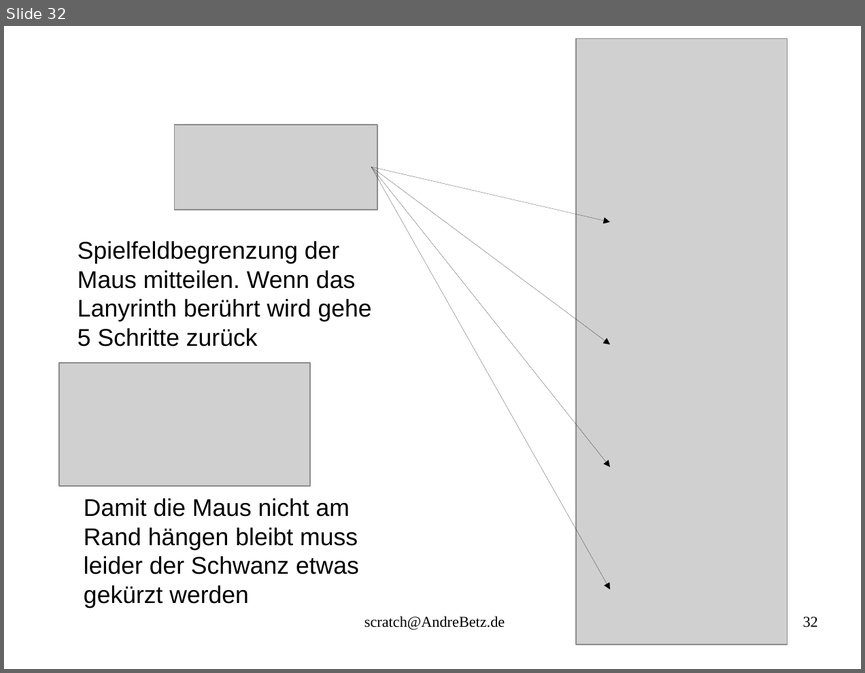
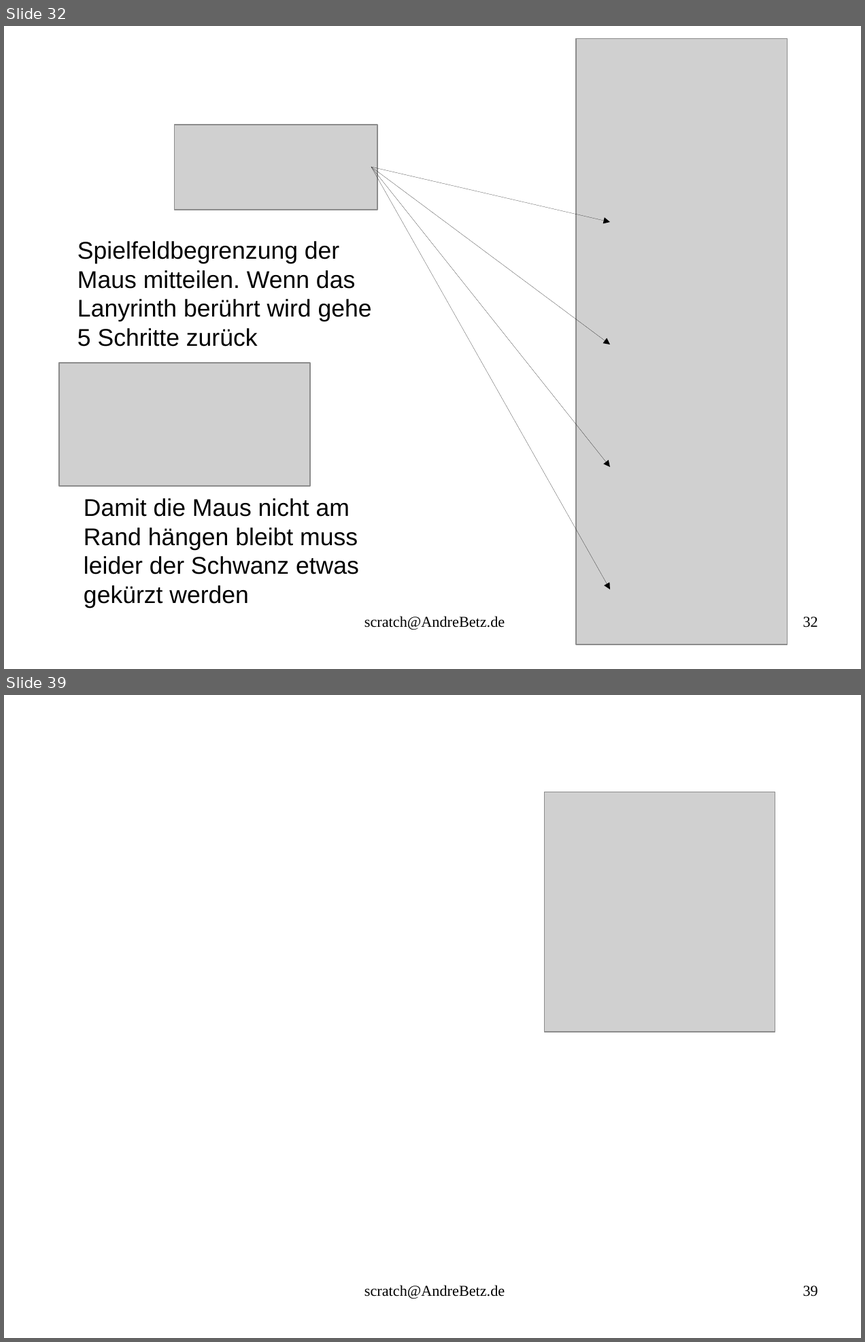
Before and after one commit to sky4walk/documents, a slide deck: ProgrammierkursScratchSpiel.odp. Shown one above the other, each under a label of ours: slide 32 before the commit, slides 32 and 39 after it; the slides between them are not shown. The pictures are 865x673 and 865x1342 pixels, drawn with LibreOffice and Linux fonts; fonts in the diff are those of the drawing; grey boxes stand for pictures. Boxes give left, top, right and bottom in pixels: in the first picture for what was removed or moved away, otherwise in the second. Text is boxed around its words. In the diff, an @@ line names an element or a change of style, - is before the commit and + after.

```diff
--- a/ProgrammierkursScratchSpiel.odp
+++ b/ProgrammierkursScratchSpiel.odp
@@ slide 39 added at (4, 695, 861, 1338), background #FFFFFF @@
@@ picture added at (545, 792, 775, 1032) @@
@@ text added at (364, 1285, 504, 1299), 14 pt, text #000000 @@
+scratch@AndreBetz.de
@@ page number added at (803, 1285, 818, 1296), 14 pt, text #000000 @@
+39
```
Also in this commit, not shown: 3 slides changed, 6 other slides added, 2 other files.
